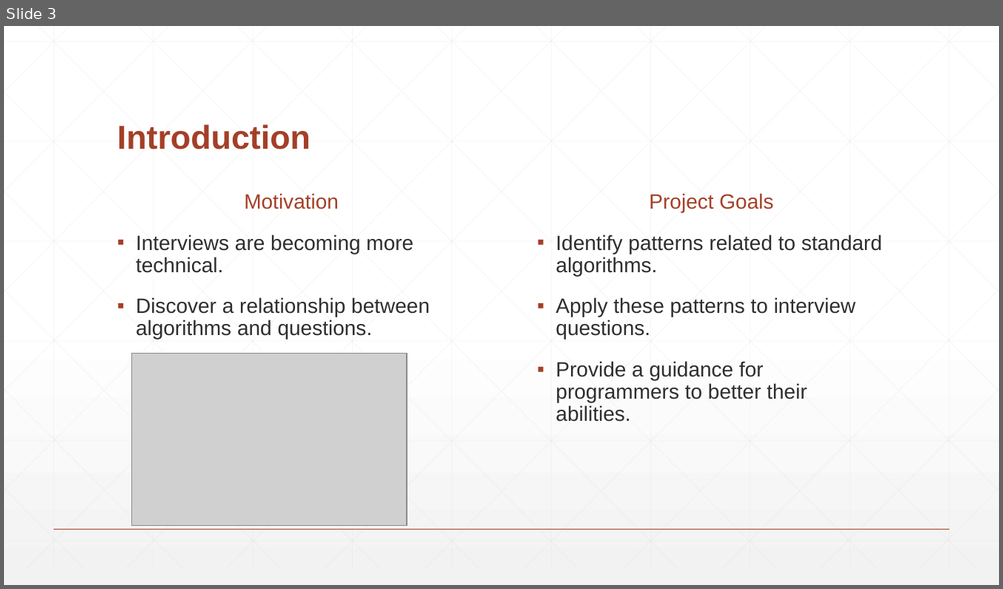
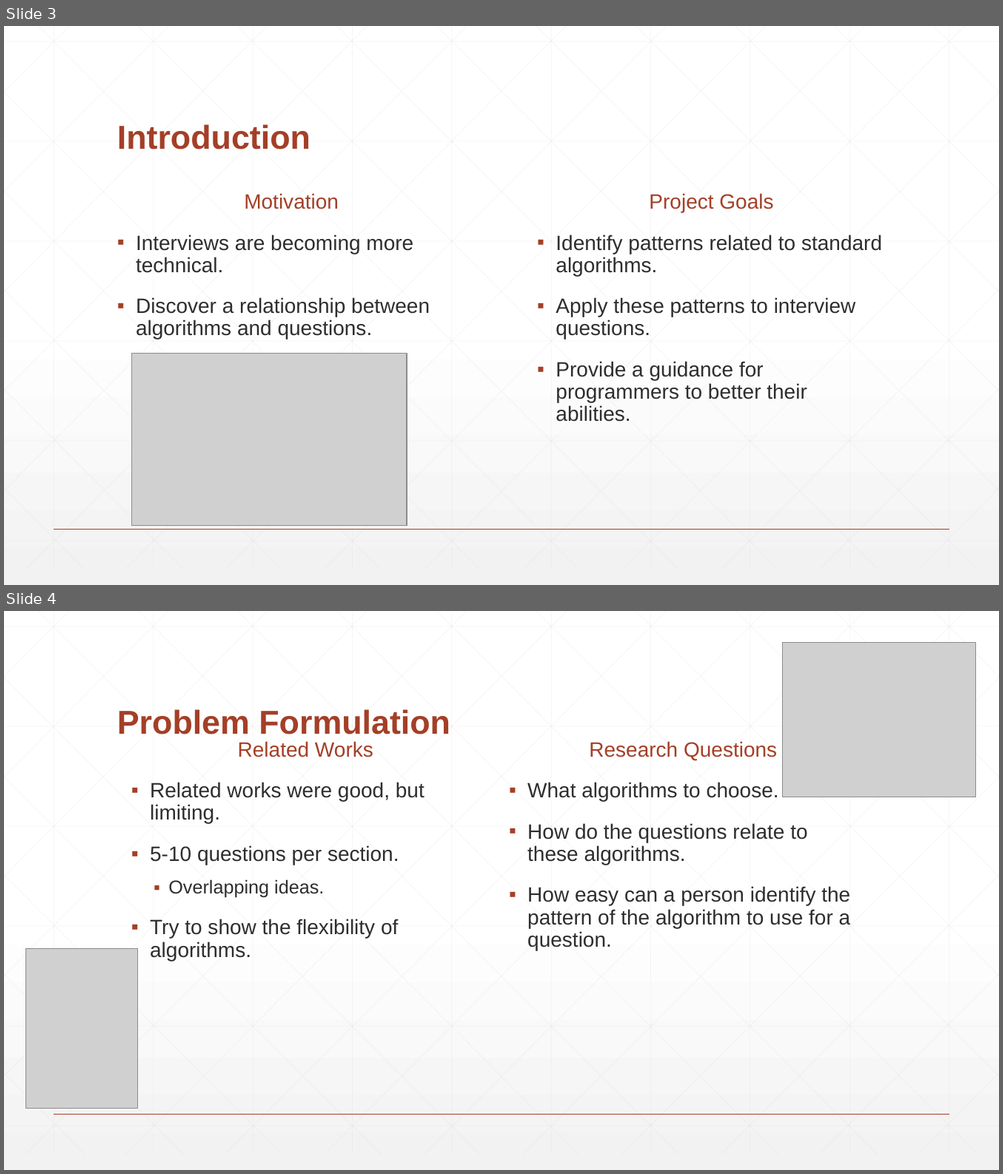
Before and after one commit to Demostroyer/interview-project, a slide deck: presentation/New Thesis Presentation.pptx. Shown one above the other, each under a label of ours: slide 3 before the commit, slides 3 and 4 after it. The pictures are 1003x589 and 1003x1174 pixels, drawn with LibreOffice and Linux fonts; fonts in the diff are those of the drawing; grey boxes stand for pictures. Boxes give left, top, right and bottom in pixels: in the first picture for what was removed or moved away, otherwise in the second. Text is boxed around its words. In the diff, an @@ line names an element or a change of style, - is before the commit and + after.

Commit message:
Added in text and photos to some slides

```diff
--- a/presentation/New Thesis Presentation.pptx
+++ b/presentation/New Thesis Presentation.pptx
@@ slide 4 added at (4, 611, 999, 1170), background gradient #FFFFFF to #F2F2F2; not listed: 47 template elements that a slide beside it also shows @@
@@ picture added at (782, 643, 975, 797) @@
@@ title added at (117, 709, 450, 735), 32 pt, text #A43F27, bold @@
+Problem Formulation
@@ text added at (150, 741, 424, 961), 20 pt, text #2D2E2D @@
+Related Works
+▪ Related works were good, but limiting.
+▪ 5-10 questions per section.
+  ▪ Overlapping ideas.
+▪ Try to show the flexibility of algorithms.
@@ text added at (527, 741, 851, 951), 20 pt, text #2D2E2D @@
+Research Questions
+▪ What algorithms to choose.
+▪ How do the questions relate to these algorithms.
+▪ How easy can a person identify the pattern of the algorithm to use for a question.
@@ picture added at (25, 949, 137, 1110) @@
```
Also in this commit, not shown: 5 slides changed, 3 other slides added, 5 slides removed.
